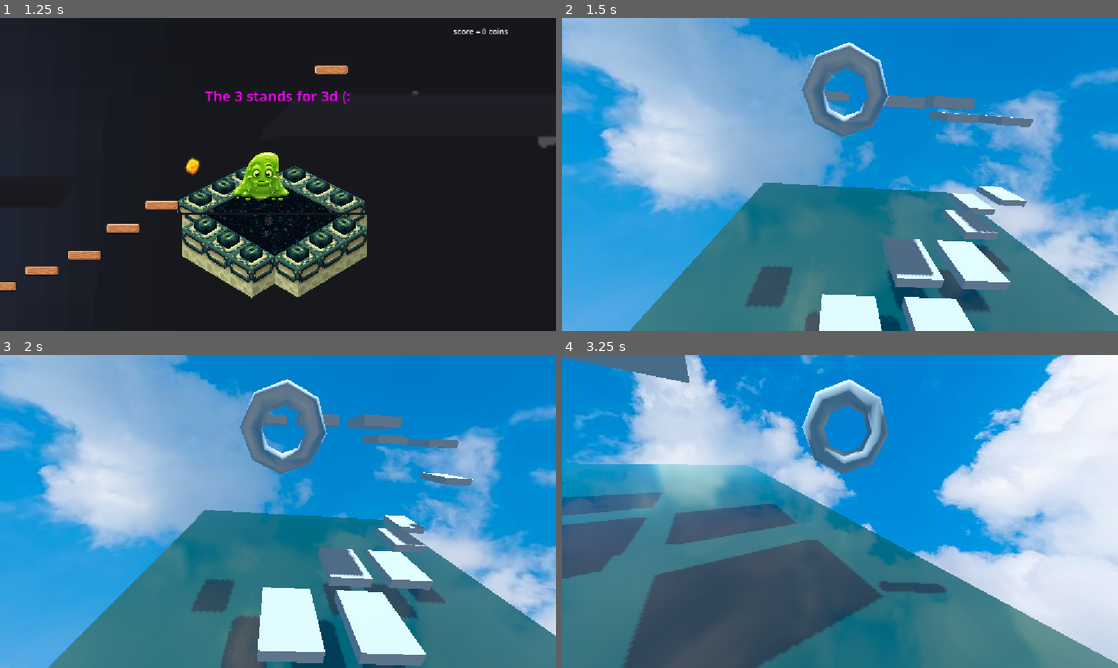
Above: before the commit, frames 1-4 (two rows, left to right).
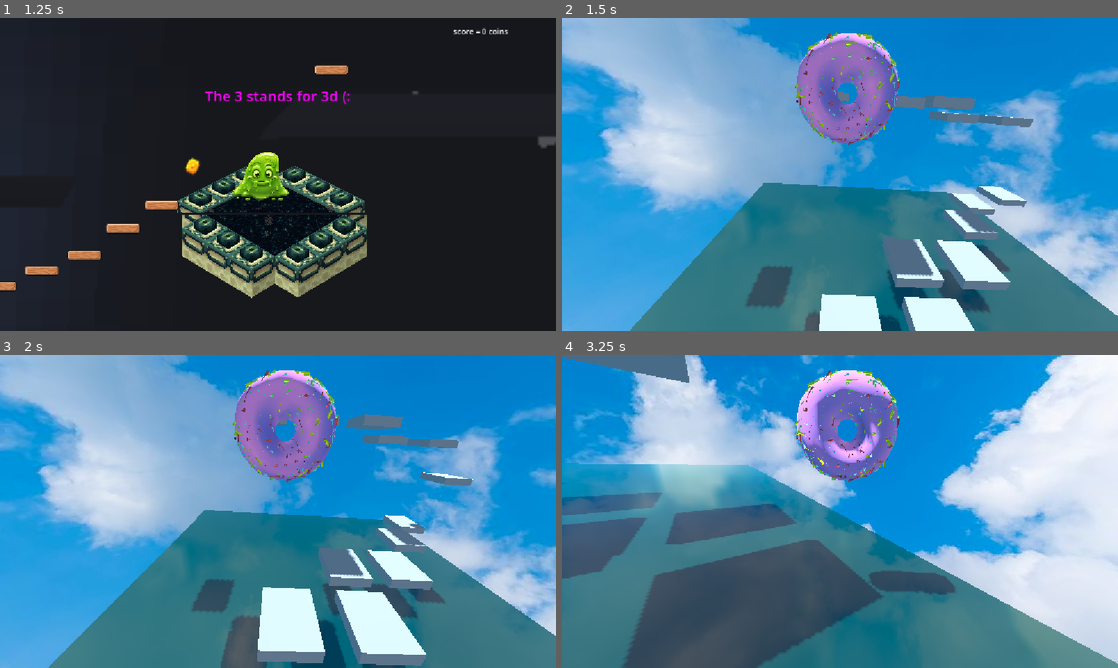
Above: after the commit, the same moments.

Repository: Lennarthuhn/HavenBern
Game: Godot game, scene res://scenes/game.tscn
Same seed, same stepped clock (60 frames per second), same inputs: the game is played once before the commit and once after it.
Inputs (mouse positions are in pixels of both pictures, inside the frame that each line leads up to):
- Up to frame 1 (1.25 s): tap Enter (ui_accept) at 0.5, 0.77 s; move the mouse to (400, 158) at 0.52 s; press the mouse at (400, 158) at 0.53 s; hold D (move_right) from 0.53 s (still down)
- Up to frame 2 (1.5 s): move the mouse to (728, 190) at 1.27 s; release D (move_right) at 1.28 s; release the mouse at (728, 190) at 1.28 s; hold S (move_back) from 1.28 s (still down); click (728, 190) at 1.35 s
- Up to frame 3 (2 s): keep holding S (move_back); tap Enter (ui_accept) at 1.52 s
- Up to frame 4 (3.25 s): move the mouse to (895, 442) at 2.02 s; release S (move_back) at 2.03 s; press the mouse at (895, 442) at 2.03 s; hold D (move_right) 2.03-2.78 s; tap Enter (ui_accept) at 2.75, 3.02 s; move the mouse to (834, 517) at 2.77 s; release the mouse at (834, 517) at 2.78 s; hold W (move_forward) from 2.78 s (still down); click (834, 517) at 2.85 s

Frame 1 is identical in both runs. In frame 2, 5.0% of the frame differs, in the area x 41-61%, y 4-41%; in frame 3, 5.0%; in frame 4, 5.5%, in the area x 41-71%, y 4-77%.

Commit message:
realistic dounut

Diff:
--- a/game/scenes/3d.tscn
+++ b/game/scenes/3d.tscn
@@ -5,6 +5,7 @@
 [ext_resource type="Script" uid="uid://bl7ubghtk854l" path="res://scenes/node_3d.gd" id="2_jauas"]
 [ext_resource type="Material" uid="uid://dnumns5w7ucue" path="res://Image/maujoe.basic_water_material/materials/basic_water_material.material" id="2_yhftu"]
 [ext_resource type="Texture2D" uid="uid://4qpda0uqf8k6" path="res://Image/sky.jpg" id="3_ix6ec"]
+[ext_resource type="PackedScene" uid="uid://dqxoi1u04gnos" path="res://Image/Donut/Donut.fbx" id="3_jauas"]
 
 [sub_resource type="CapsuleShape3D" id="CapsuleShape3D_05cw4"]
 
@@ -124,15 +125,15 @@
 fov = 80.06294
 near = 0.1
 
-[node name="CSGTorus3D" type="CSGTorus3D" parent="CharacterBody3D" unique_id=1725000735]
-transform = Transform3D(1, 0, 0, 0, 1.1924881e-08, 1, 0, -1, 1.1924881e-08, 0, 2, 0)
-
 [node name="Area3D" type="Area3D" parent="CharacterBody3D" unique_id=962480640]
 
 [node name="CollisionShape3D2" type="CollisionShape3D" parent="CharacterBody3D/Area3D" unique_id=1899165965]
 transform = Transform3D(1, 0, 0, 0, 1, 0, 0, 0, 1, 0, 2, 0)
 shape = SubResource("CapsuleShape3D_05cw4")
 
+[node name="Donut" parent="CharacterBody3D" unique_id=1088737653 instance=ExtResource("3_jauas")]
+transform = Transform3D(3.821371e-14, -8.742276e-07, -20, -20, -8.742276e-07, 0, -8.742278e-07, 19.999996, -8.742278e-07, 0.06933284, 1.9880657, 0)
+
 [node name="CSGBox3D" type="CSGBox3D" parent="." unique_id=748377210]
 transform = Transform3D(1, 0, 0, 0, 1, 0, 0, 0, 1, 1.5, 0, -2)
 use_collision = true
Not shown, added: game/Image/Donut/Donut.blend.import
Binary file added: game/Image/Donut/Donut.fbx
Not shown, added: game/Image/Donut/Donut.fbx.import
Binary file added: game/Image/Donut/Tekstur_donat.png
Not shown, added: game/Image/Donut/Tekstur_donat.png.import
Binary file added: game/Image/Donut/Textures/DonutBase.png
Not shown, added: game/Image/Donut/Textures/DonutBase.png.import
Binary file added: game/Image/Donut/Textures/Normal.png
Not shown, added: game/Image/Donut/Textures/Normal.png.import
Binary file added: game/Image/Donut/Textures/NormalCream.png
Not shown, added: game/Image/Donut/Textures/NormalCream.png.import
Binary file added: game/Image/Donut/gambar 6.png
(and 2 more such lines)
